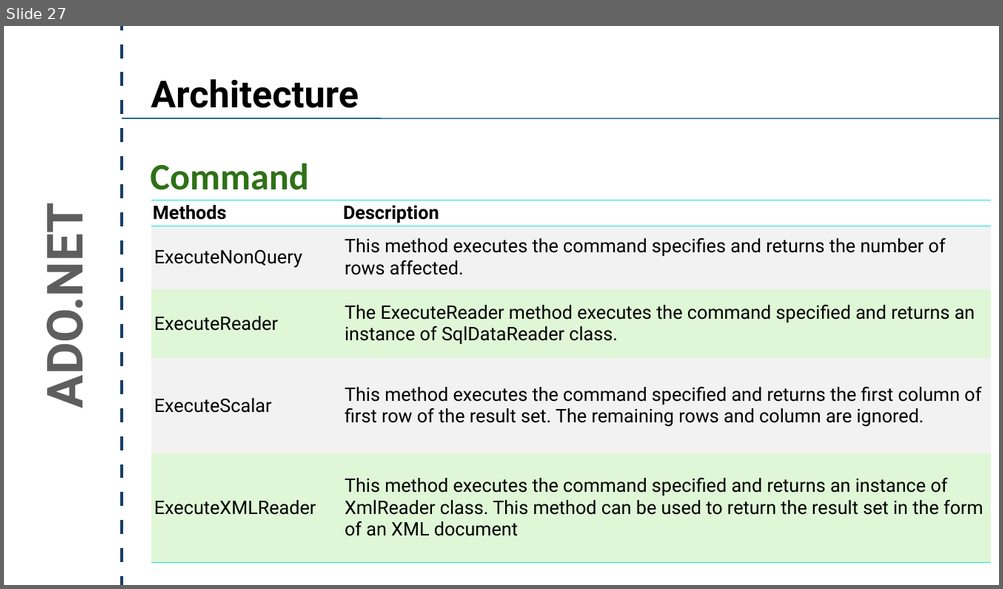
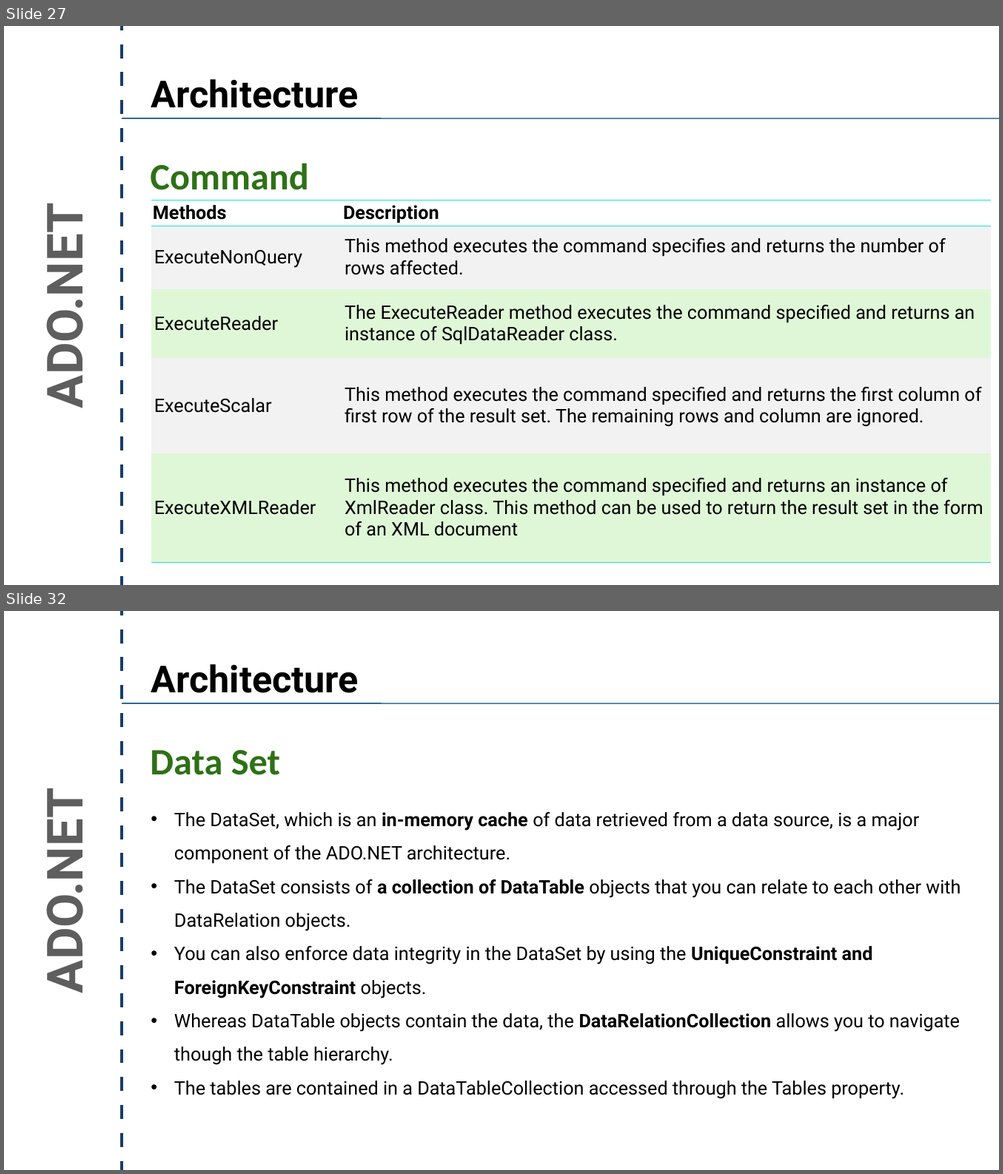
Before and after one commit to crpatel/DotNetMaterial, a slide deck: Unit 4.pptx. Shown one above the other, each under a label of ours: slide 27 before the commit, slides 27 and 32 after it; the slides between them are not shown. The pictures are 1003x589 and 1003x1174 pixels, drawn with LibreOffice and Linux fonts; fonts in the diff are those of the drawing. Boxes give left, top, right and bottom in pixels: in the first picture for what was removed or moved away, otherwise in the second. Text is boxed around its words. In the diff, an @@ line names an element or a change of style, - is before the commit and + after.

```diff
--- a/Unit 4.pptx
+++ b/Unit 4.pptx
@@ slide 32 added at (x1=4, y1=611, x2=999, y2=1170), background #FFFFFF @@
@@ line added from (122, 1170) to (122, 611), #183E67 4.5 pt @@
@@ text added at (x1=151, y1=664, x2=358, y2=693), 72 pt, text #000000, bold @@
+Architecture
@@ line added from (122, 703) to (999, 703), #004D80 2 pt @@
@@ text added at (x1=150, y1=750, x2=280, y2=775), 72 pt, text #2E7116, bold @@
+Data Set
@@ text added at (x1=31, y1=808, x2=96, y2=987), 96 pt, text #5E5E5E, bold @@
+ADO.NET
@@ text added at (x1=174, y1=812, x2=960, y2=1099), 36 pt, text #000000 @@
+• The DataSet, which is an in-memory cache of data retrieved from a data source, is a major component of the ADO.NET architecture.
+• The DataSet consists of a collection of DataTable objects that you can relate to each other with DataRelation objects.
+• You can also enforce data integrity in the DataSet by using the UniqueConstraint and ForeignKeyConstraint objects.
+• Whereas DataTable objects contain the data, the DataRelationCollection allows you to navigate though the table hierarchy.
+• The tables are contained in a DataTableCollection accessed through the Tables property.
```
Also in this commit, not shown: 3 slides changed, 3 other slides added.
